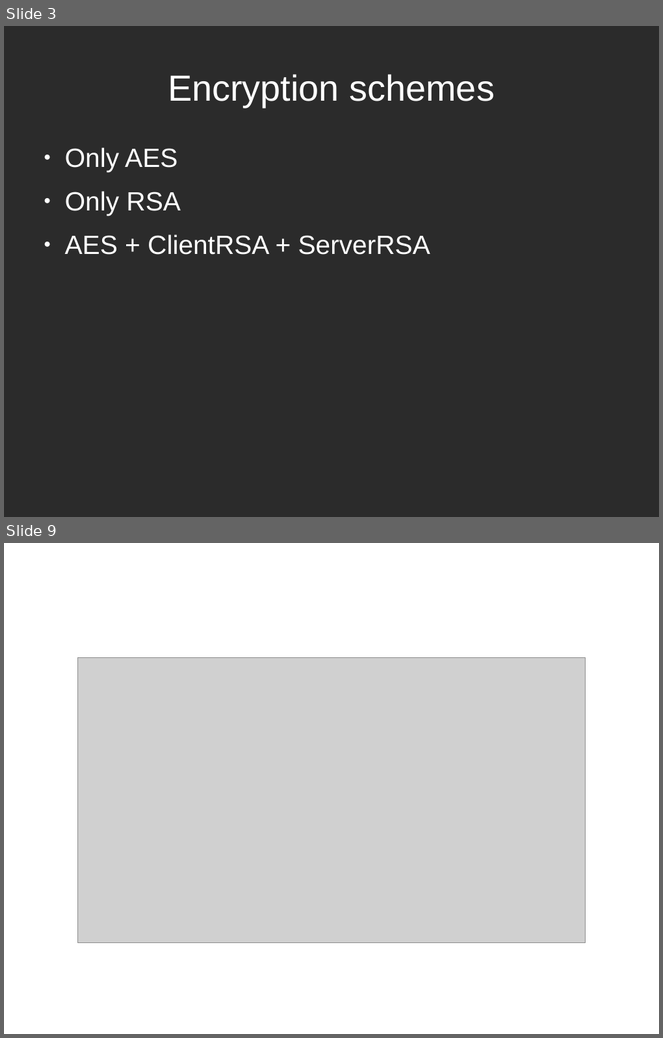
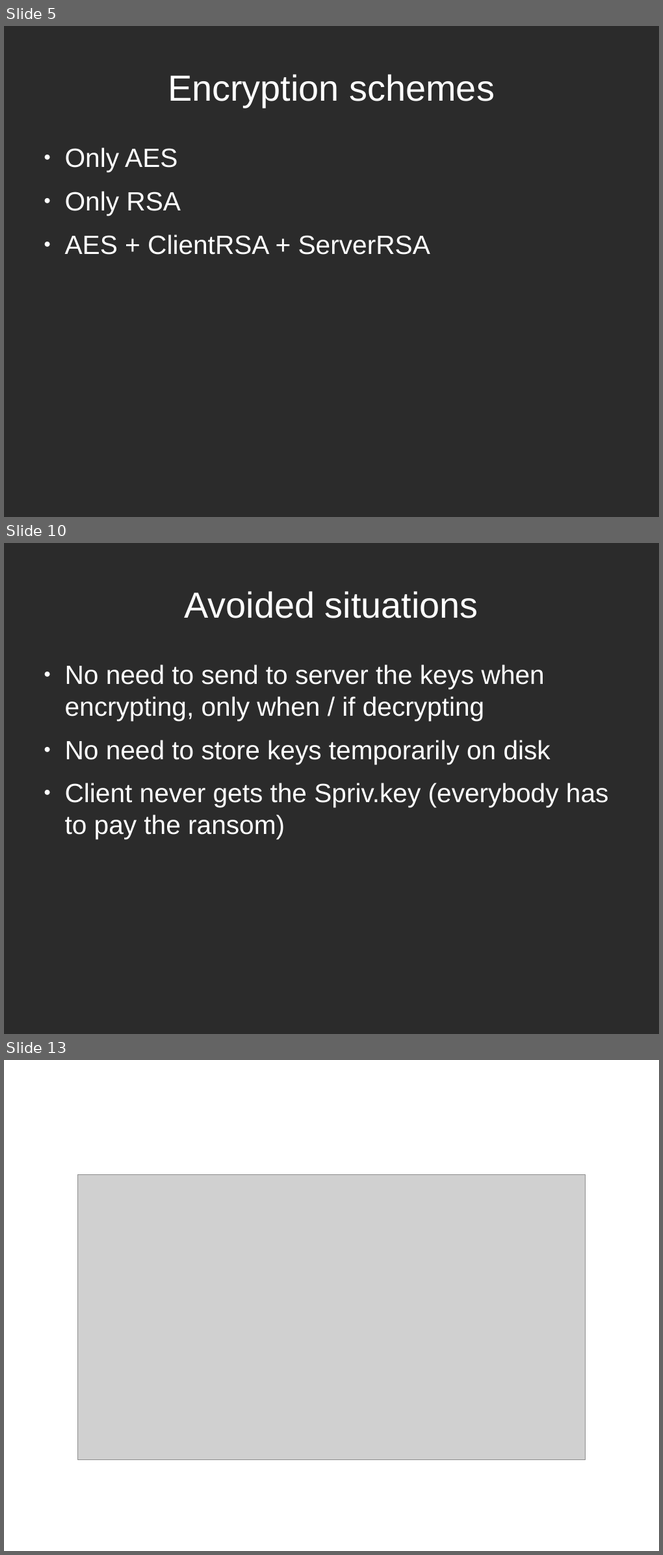
Before and after one commit to tarcisio-marinho/GonnaCry, a slide deck: Python/talk/na_beira_do_rio.odp. Shown one above the other, each under a label of ours: slides 3 and 9 before the commit, slides 5, 10 and 13 after it; the slides between them are not shown. The pictures are 663x1038 and 663x1555 pixels, drawn with LibreOffice and Linux fonts; fonts in the diff are those of the drawing; grey boxes stand for pictures; background and template pictures are left out; a plain dark background stands for a picture behind light text. Boxes give left, top, right and bottom in pixels: in the first picture for what was removed or moved away, otherwise in the second. Text is boxed around its words. In the diff, an @@ line names an element or a change of style, - is before the commit and + after.

```diff
--- a/Python/talk/na_beira_do_rio.odp
+++ b/Python/talk/na_beira_do_rio.odp
@@ slide 10 added at (x1=4, y1=543, x2=659, y2=1034), background picture (left out) @@
@@ title added at (x1=184, y1=591, x2=478, y2=618), 44 pt, text #FFFFFF @@
+Avoided situations
@@ text added at (x1=65, y1=665, x2=609, y2=839), 32 pt, text #FFFFFF @@
+● No need to send to server the keys when encrypting, only when / if decrypting
+● No need to store keys temporarily on disk
+● Client never gets the Spriv.key (everybody has to pay the ransom)
@@ what was slide 3 is now slide 5 @@
@@ what was slide 9 is now slide 13 @@
```
Also in this commit, not shown: 6 slides changed, 3 other slides added.
